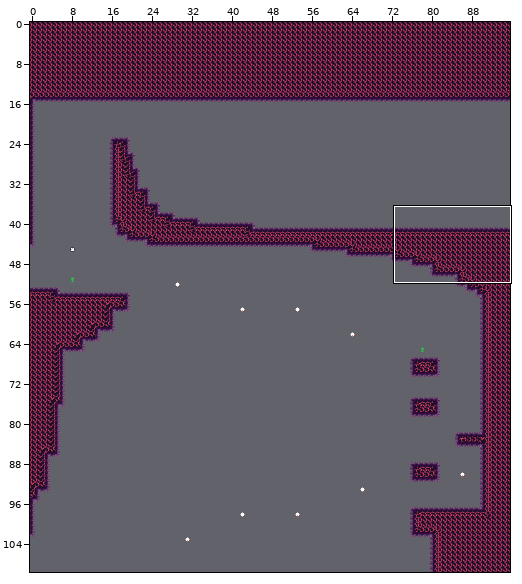
Two states of a Tiled map (JSON), assets/world/room/fire4.json. The first picture is a wide view before the edit; the outline marks the close-up.
Close-up. As it was:
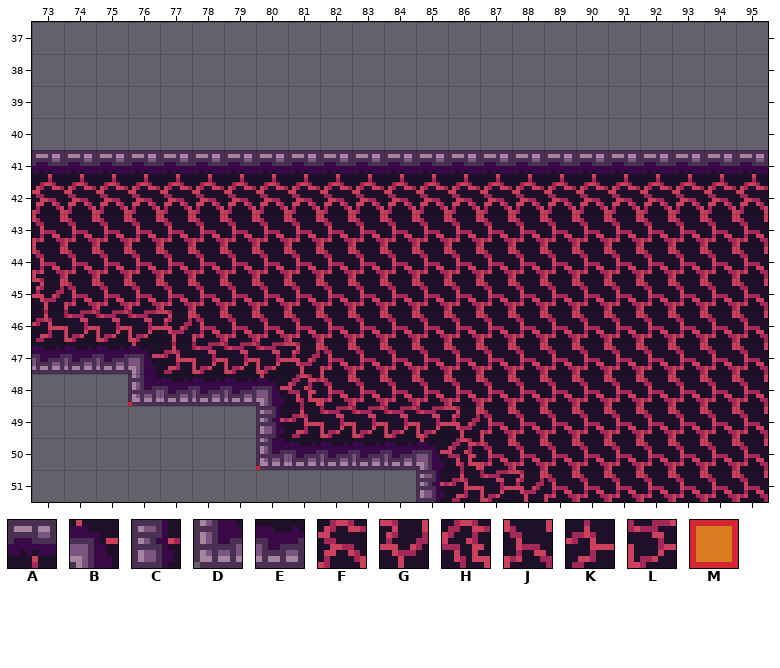
Cells are 8x8 px. Shown: x 73..95, y 37..51. The commit also changed other parts of the map, which this record leaves out.
Key: from "fire": A 1, B 4, C 13, D 26, E 27, F 50, G 61, H 62, J 63, K 75, L 76; from "tools": M 1 "ground".
_ is an empty cell.
Layers that did not change in this view are not listed.
Layer "map" before, first column x 73:
37 _______________________
38 _______________________
39 _______________________
40 _______________________
41 AAAAAAAAAAAAAAAAAAAAAAA
42 FFFFFFFFFFFFFFFFFFFFFFF
43 JJJJJJJJJJJJJJJJJJJJJJJ
44 JJJJJJJJJJJJJJJJJJJJJJJ
45 GJJJJJJJJJJJJJJJJJJJJJJ
46 KLLLGJJJJJJJJJJJJJJJJJJ
47 EEEBKLLLGJJJJJJJJJJJJJJ
48 ___DEEEBHJJJJJJJJJJJJJJ
49 _______CKLLLLGJJJJJJJJJ
50 _______DEEEEBHJJJJJJJJJ
51 ____________CKLGJJJJJJJ
And afterwards:
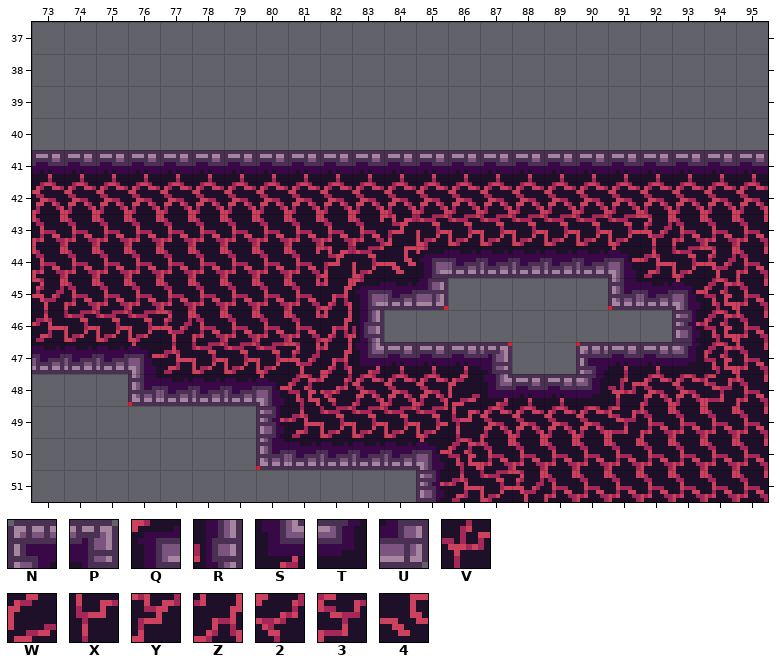
Further tiles: from "fire": N 0, P 2, Q 3, R 15, S 16, T 17, U 28, V 49, W 51, X 58, Y 60, Z 64, 2 73, 3 74, 4 77.
Edits made:
Layer "draft":
The author cleared the tile that lay hidden in row 45 at x 86 to 90; in row 46 at x 84 to 92; in row 47 at x 88 to 89.
Layer "map":
Tile J becomes tile 2 in row 48 at x 82.
Tile J becomes tile 3 in row 48 at x 94; in row 49 at x 91.
Tile J becomes tile 4 in row 44 at x 84.
Tile J becomes tile A in row 47 at x 84 to 86 and 91 to 92; in row 48 at x 88 to 89.
Tile J becomes tile B in row 44 at x 91; in row 45 at x 93.
Tile J becomes tile C in row 46 at x 93.
Tile J becomes tile D in row 45 at x 91.
Tile J becomes tile E in row 44 at x 86 to 90; in row 45 at x 84 and 92.
Tile J becomes tile F in row 48 at x 83 to 85 and 92 to 93; in row 49 at x 87 to 90.
Tile J becomes tile G in row 43 at x 92; in row 44 at x 94.
Tile J becomes tile H in rows 45 to 47 at x 94.
Tile J becomes tile K in row 44 at x 92.
Tile J becomes tile L in row 43 at x 85 to 91; in row 44 at x 83 and 93.
Tile J becomes tile N in row 47 at x 90.
Tile J becomes tile P in row 47 at x 87.
Tile J becomes tile Q in row 44 at x 85; in row 45 at x 83.
Tile J becomes tile R in row 46 at x 83.
Tile J becomes tile S in row 47 at x 83; in row 48 at x 87.
Tile J becomes tile T in row 47 at x 93; in row 48 at x 90.
Tile J becomes tile U in row 45 at x 85.
Tile J becomes tile V in row 48 at x 91.
Tile J becomes tile W in row 48 at x 86.
Tile G becomes tile X in row 49 at x 86.
Tile J becomes tile Y in row 43 at x 84; in row 44 at x 82.
Tile J becomes tile Z in rows 45 to 47 at x 82.
The author cleared tile J in row 45 at x 86 to 90; in row 46 at x 84 to 92; in row 47 at x 88 to 89.
Where, in picture pixels (left, top, right, bottom), the same in both close-ups:
changed: (320, 214, 736, 438)
